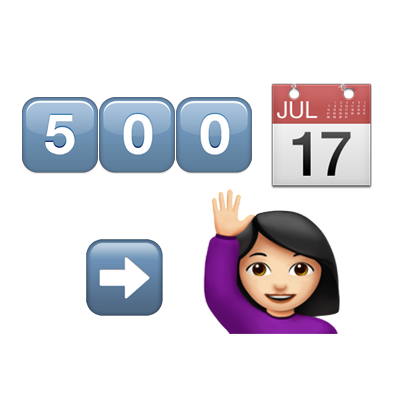
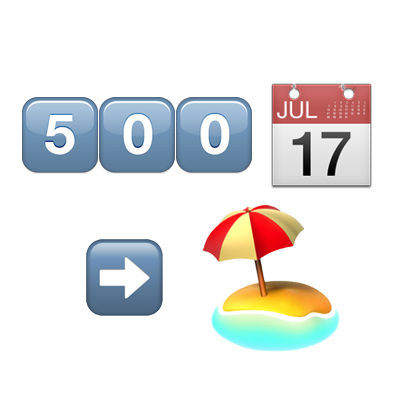
Layers edited between the first and the second 400 x 400 image:
added layer "beach-with-umbrella" above "Capa 4" over (x1=202, y1=204, x2=340, y2=352)
hid "Capa 4" over (x1=203, y1=189, x2=340, y2=334)
